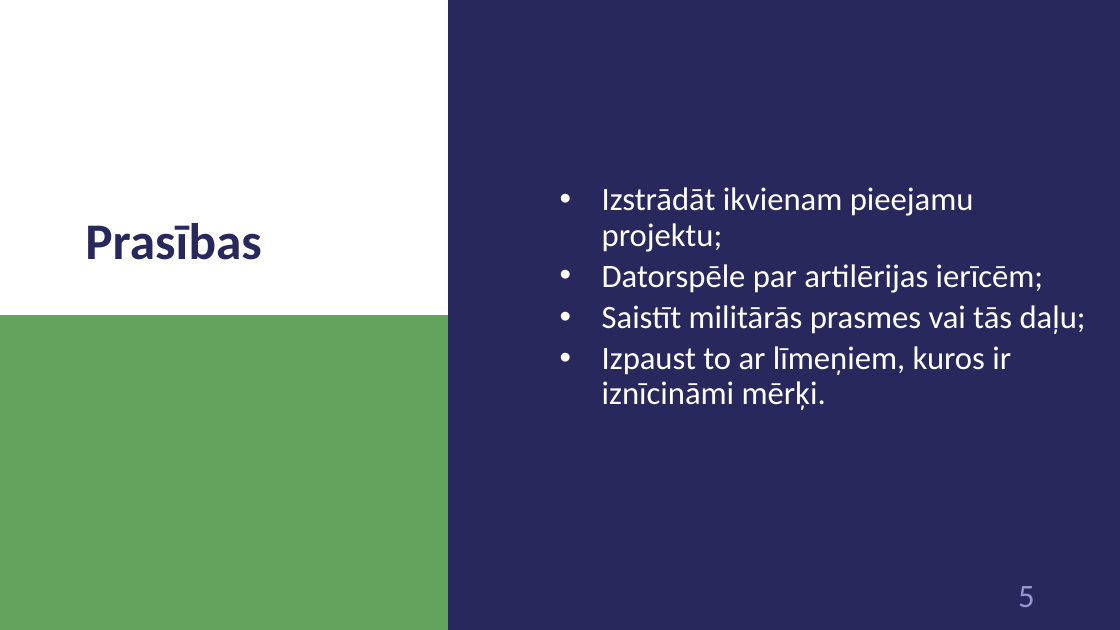
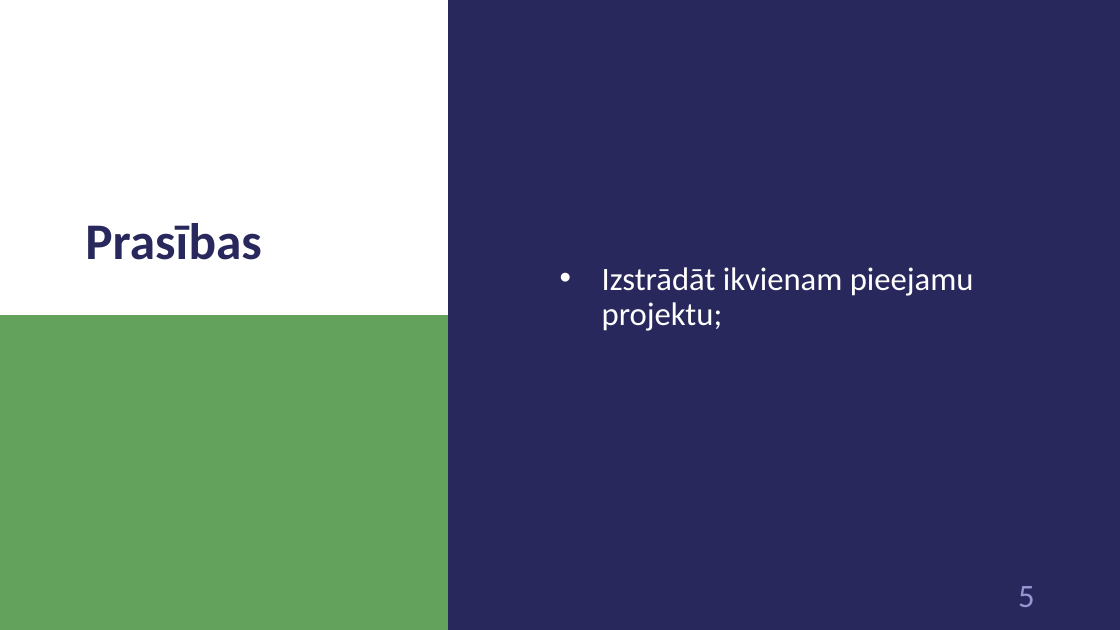
Before and after one commit to 1ivyatan/drumstalotajs, a slide deck: slide 5 of Documentation/Prezentācija.pptx. Drawn at 1120x630 pixels with LibreOffice and Linux fonts; fonts in the diff are those of the drawing. Boxes give left, top, right and bottom in pixels: in the first picture for what was removed or moved away, otherwise in the second. Text is boxed around its words. In the diff, an @@ line names an element or a change of style, - is before the commit and + after.

```diff
--- a/Documentation/Prezentācija.pptx
+++ b/Documentation/Prezentācija.pptx
@@ text at <box>602,264,1086,410</box>: paragraphs removed @@
-  • Datorspēle par artilērijas ierīcēm;
-  • Saistīt militārās prasmes vai tās daļu;
-  • Izpaust to ar līmeņiem, kuros ir iznīcināmi mērķi.
```
Also in this commit, not shown: 2 other slides changed, 12 slides added, 1 slide removed.
